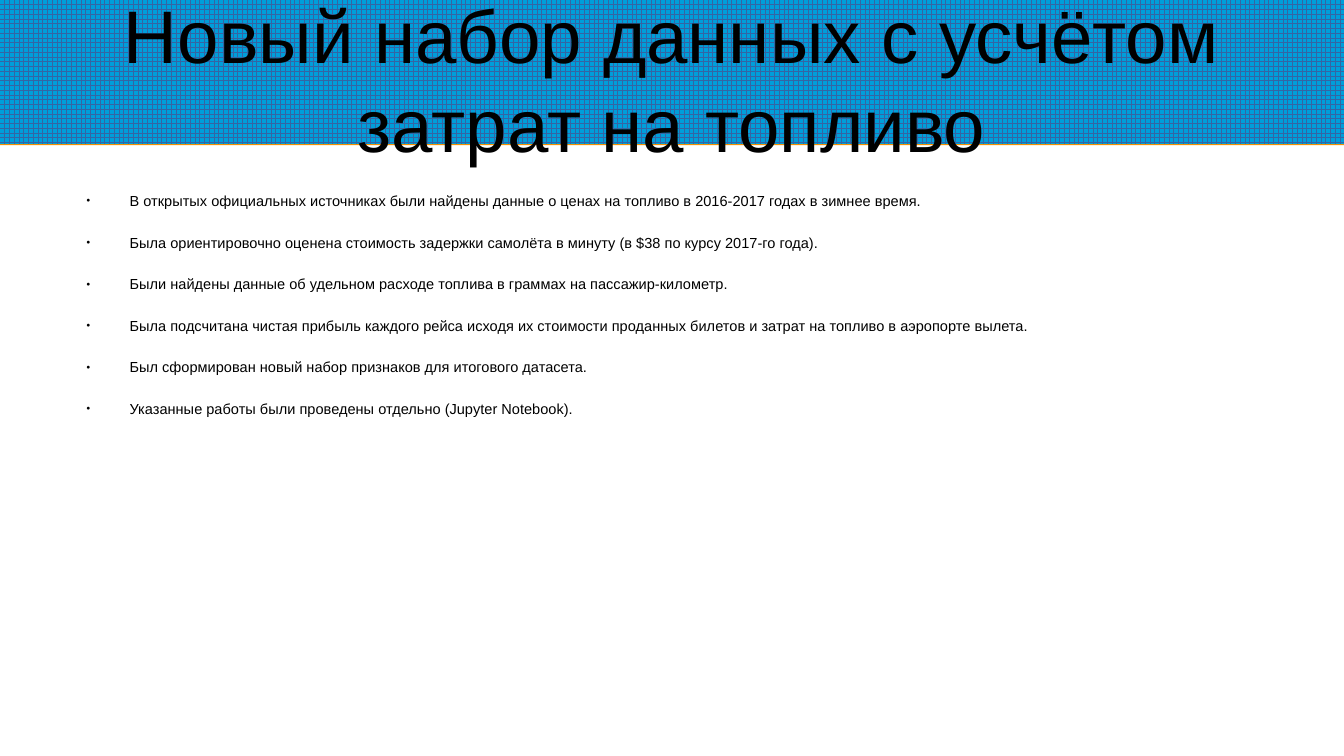
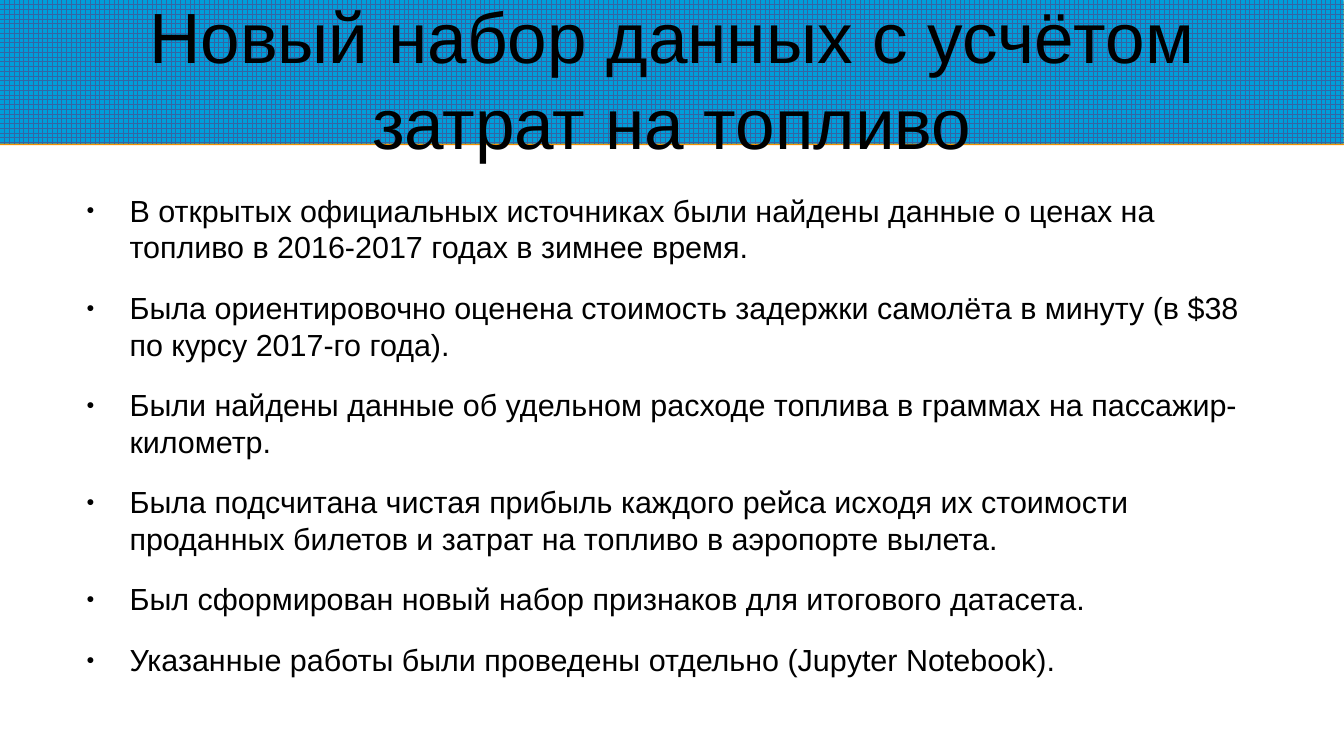
Before and after one commit to dmitry-v-vlasov/data-science-course, a slide deck: slide 9 of module_4/03-presentation/Vlasov_DV_dst-26_SQL_module_04_flight-profitability.pptx. Drawn at 1344x756 pixels with LibreOffice and Linux fonts; fonts in the diff are those of the drawing; background and template pictures are left out. Boxes give left, top, right and bottom in pixels: in the first picture for what was removed or moved away, otherwise in the second. Text is boxed around its words. In the diff, an @@ line names an element or a change of style, - is before the commit and + after.

```diff
--- a/module_4/03-presentation/Vlasov_DV_dst-26_SQL_module_04_flight-profitability.pptx
+++ b/module_4/03-presentation/Vlasov_DV_dst-26_SQL_module_04_flight-profitability.pptx
@@ text "Новый набор данных с усчётом ..." at (x1=149, y1=6, x2=1194, y2=162): size 44 to 42 pt @@
@@ text "В открытых официальных источниках были ..." at (x1=130, y1=199, x2=1239, y2=677): size 8.6 to 18 pt @@
```
Also in this commit, not shown: 5 other slides changed, 1 other file.
